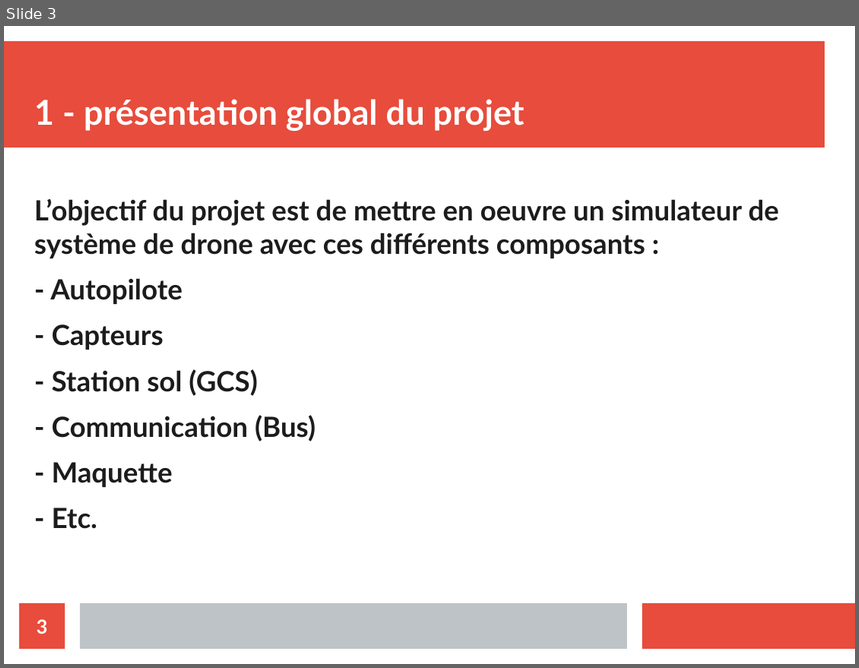
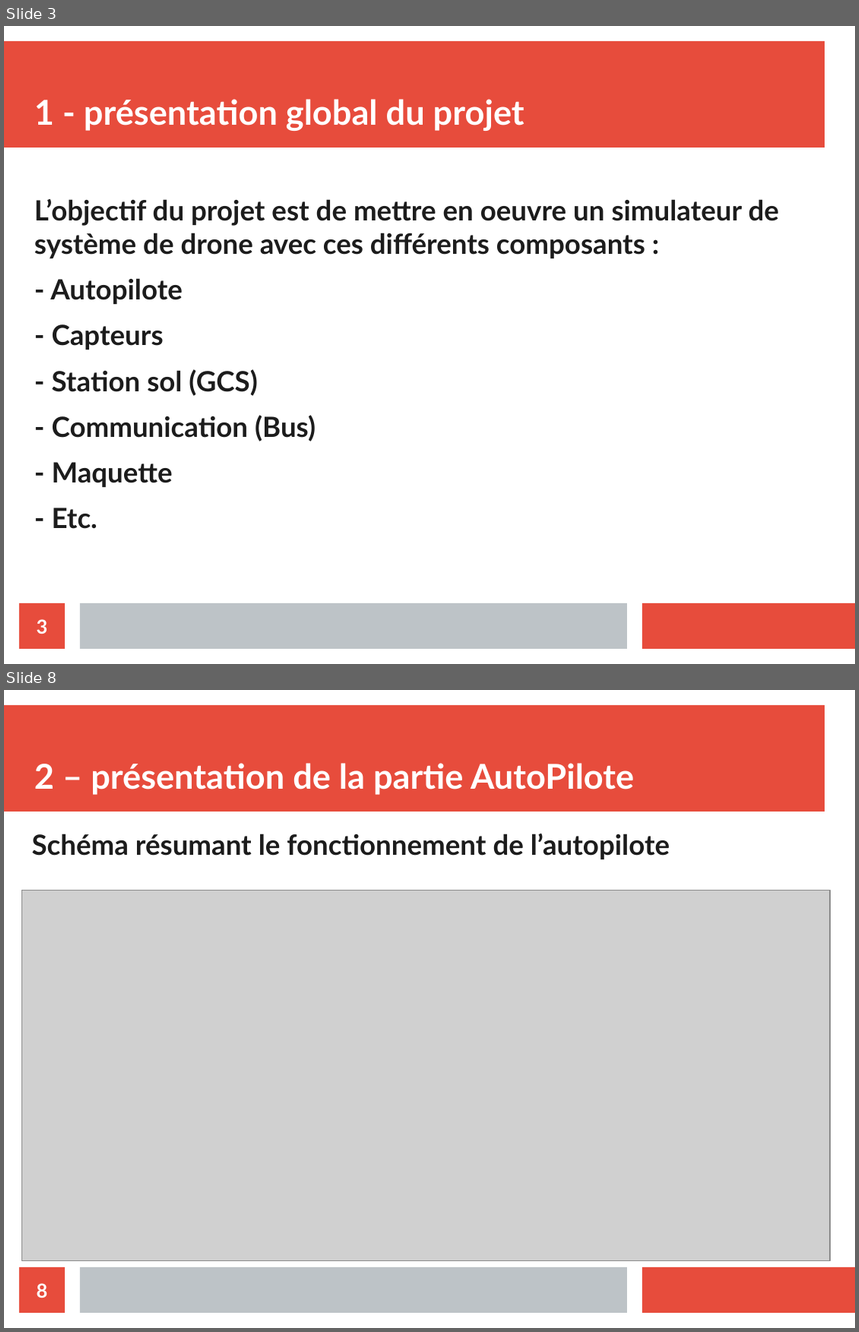
Before and after one commit to athmanmekh/AuttoPIlote-X-OPEN-PILOT, a slide deck: presentation/diapoPresentation.odp. Shown one above the other, each under a label of ours: slide 3 before the commit, slides 3 and 8 after it; the slides between them are not shown. The pictures are 859x668 and 859x1332 pixels, drawn with LibreOffice and Linux fonts; fonts in the diff are those of the drawing; grey boxes stand for pictures. Boxes give left, top, right and bottom in pixels: in the first picture for what was removed or moved away, otherwise in the second. Text is boxed around its words. In the diff, an @@ line names an element or a change of style, - is before the commit and + after.

```diff
--- a/presentation/diapoPresentation.odp
+++ b/presentation/diapoPresentation.odp
@@ slide 8 added at [4, 690, 855, 1328], background #FFFFFF; not listed: 3 template elements that a slide beside it also shows @@
@@ title added at [34, 763, 634, 795], 32 pt, text #FFFFFF, bold @@
+2 – présentation de la partie AutoPilote
@@ text added at [32, 834, 670, 859], 26 pt, text #1C1C1C, bold @@
+Schéma résumant le fonctionnement de l’autopilote
@@ picture added at [21, 890, 830, 1262] @@
@@ page number added at [19, 1268, 65, 1313], fill #E74C3C, 18 pt, text #FFFFFF, bold @@
+8
```
Also in this commit, not shown: 1 slide changed, 5 other slides added, 1 slide removed, 4 other files.
